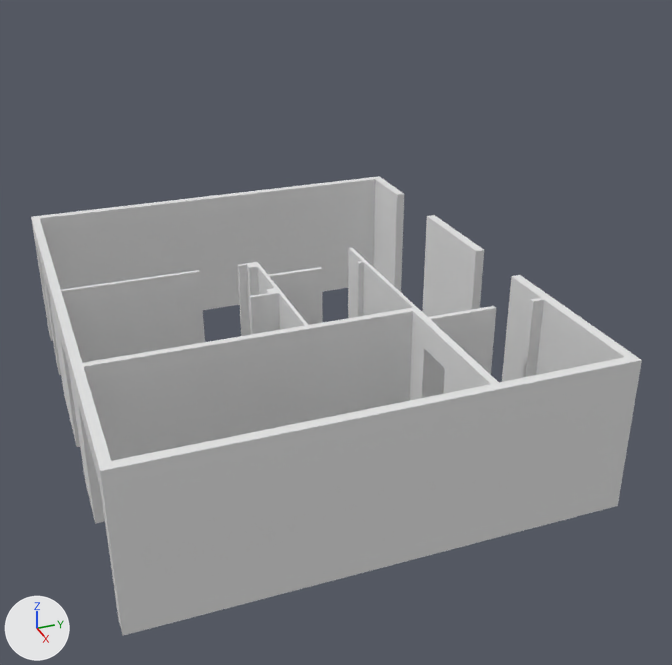
Two versions of the Blender file Assets/HomeAutomation.blend, one commit apart.
One viewpoint serves both versions: a 50 mm camera at (12.09, -0.85, 11.42) aimed at (-4.95, 5.69, 2.29). Arrows for +X, +Y and +Z are at lower left; the lights stay in place.
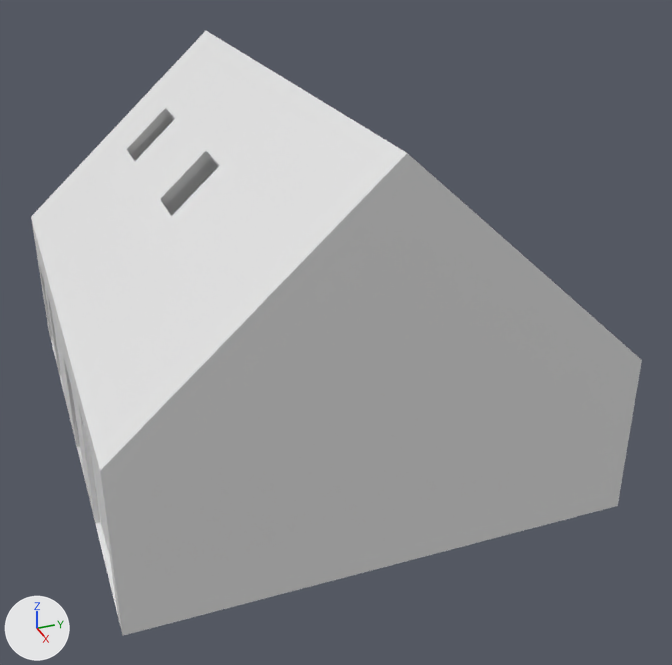
Diff of the bpy script that builds the scene:
```diff
--- a/Assets/HomeAutomation.blend.py
+++ b/Assets/HomeAutomation.blend.py
@@ me_plane_003 @@
 # used by ob_plane; location = (0.0, 0.0, 0.0); scale = (0.105, 0.105, 0.105)
-me_plane_003.from_pydata(...)  # 286 vertices, 248 faces, 9 loose edges; spans x -115.8..0.0, y 0.0..93.4, z 0.0..31.4
+me_plane_003.from_pydata(...)  # 270 vertices, 272 faces, 1 loose edge; spans x -115.8..0.0, y 0.0..93.4, z 0.0..31.4
+# me_plane_003 part 1: the loose piece of 8 vertices spanning x -27.1..-18.3, y 64.6..66.1, z 26.0..31.4 is deleted
+# me_plane_003 part 2
+# 20 vertices are removed from x -109.7..-4.2, y 0.0..1.9, z 31.4
+# 7 faces are deleted
+# 8 loose edges are deleted
+# 36 new vertices lie (0.0, 0.0, -9.6) away from vertices in x -109.7..-18.3, y 0.0..93.4, z 31.4
+# 55 new faces join them
@@ me_plane_002 @@
+me_plane_002.from_pydata(...)  # 195 vertices, 119 faces, 62 loose edges; spans x -113.6..-32.5, y 1.9..76.7, z 0.0..31.4
@@ me_cube @@
+me_cube.from_pydata(...)  # 72 vertices, 43 faces; spans x -6.08..6.08, y -4.9..4.91, z -1.41..2.96
@@ me_plane_1 @@
+me_plane_1.from_pydata([(-2.0, 0.0, 0.0), (0.0, 0.0, 0.0), (-2.0, 2.01, 0.0), (0.0, 2.01, 0.0)], [], [(0, 1, 3, 2)])
@@ me_plane_001_1 @@
+me_plane_001_1.from_pydata([(-1.72, -1.73, 0.0), (1.0, -1.73, 0.0), (-1.72, 1.0, 0.0), (1.0, 1.0, 0.0)], [], [(0, 1, 3, 2)])
@@ ob_walls_2f @@
+ob_walls_2f = bpy.data.objects.new('Walls 2F', me_plane_002)
+ob_walls_2f.location = (0.0, 0.0, 3.3)
+ob_walls_2f.scale = (0.105, 0.105, 0.105)
@@ ob_roof @@
+ob_roof = bpy.data.objects.new('Roof', me_cube)
+ob_roof.location = (-6.08, 4.9, 4.71)
@@ ob_floor @@
+ob_floor = bpy.data.objects.new('Floor', me_plane_1)
+ob_floor.location = (0.0, 0.0, 0.0)
+ob_floor.scale = (6.07, 4.88, 6.07)
@@ ob_garage_door @@
+ob_garage_door = bpy.data.objects.new('Garage door', me_plane_001_1)
+ob_garage_door.location = (-1.44, 0.1, 1.73)
+ob_garage_door.rotation_euler = (1.571, 0.0, 0.0)  # degrees (90, 0, 0)
```

What differs and where, as boxes [x1, y1, x2, y2] in the pictures (672 x 665 px):
'Plane', reshaped: before [31, 176, 642, 636]; after [31, 218, 642, 636]
'Roof', added: after [31, 31, 641, 471]
'Walls 2F', added: after [131, 115, 219, 216]
'Floor', added: after [51, 340, 118, 615]
'Garage door', added: after [91, 453, 110, 558]
part 1 of me_plane_003, deleted: before [424, 321, 453, 368]
part 2 of me_plane_003, built on: before [60, 336, 109, 484]; after [33, 226, 100, 484]
